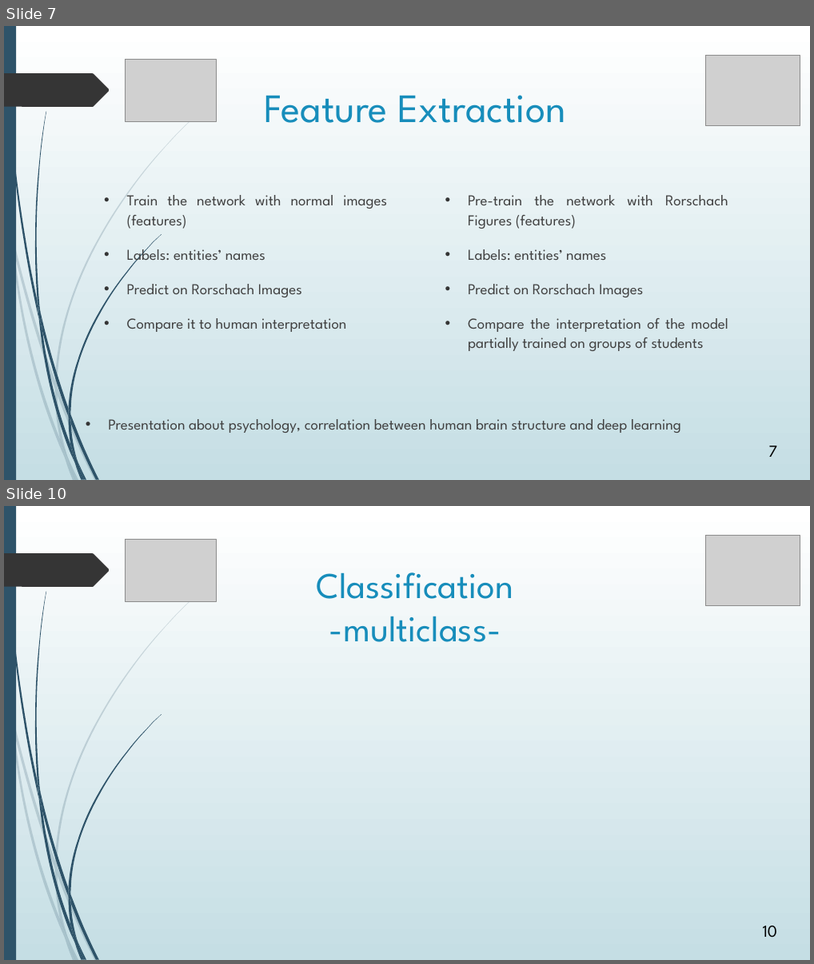
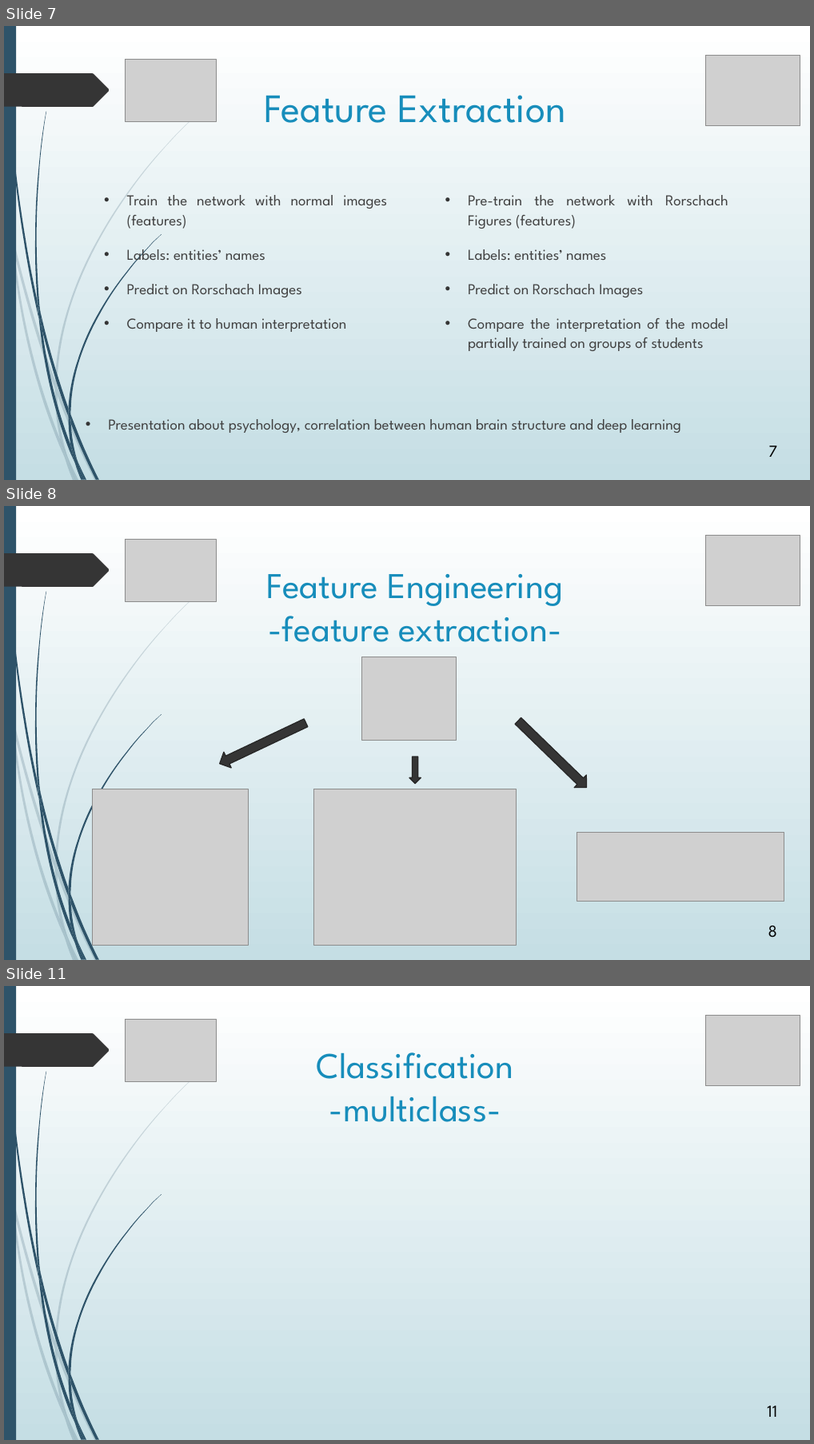
Before and after one commit to avasile96/CAD, a slide deck: Presentation_updated.pptx. Shown one above the other, each under a label of ours: slides 7 and 10 before the commit, slides 7, 8 and 11 after it; the slides between them are not shown. The pictures are 814x964 and 814x1444 pixels, drawn with LibreOffice and Linux fonts; fonts in the diff are those of the drawing; grey boxes stand for pictures. Boxes give left, top, right and bottom in pixels: in the first picture for what was removed or moved away, otherwise in the second. Text is boxed around its words. In the diff, an @@ line names an element or a change of style, - is before the commit and + after.

```diff
--- a/Presentation_updated.pptx
+++ b/Presentation_updated.pptx
@@ slide 8 added at (x1=4, y1=506, x2=810, y2=960), background gradient #FFFFFF to #C5DEE5; not listed: 24 template elements that a slide beside it also shows @@
@@ picture added at (x1=125, y1=540, x2=216, y2=601) @@
@@ picture added at (x1=706, y1=535, x2=800, y2=606) @@
@@ title added at (x1=267, y1=574, x2=563, y2=642), 43.2 pt, text #178DBB @@
+Feature Engineering
+-feature extraction-
@@ picture added at (x1=362, y1=656, x2=457, y2=740) @@
@@ right arrow added at (x1=216, y1=715, x2=310, y2=771), fill #353535, outline #272727 1.25 pt @@
@@ right arrow added at (x1=512, y1=714, x2=593, y2=793), fill #353535, outline #272727 1.25 pt @@
@@ right arrow added at (x1=410, y1=756, x2=421, y2=784), fill #353535, outline #272727 1.25 pt @@
@@ picture added at (x1=92, y1=788, x2=249, y2=944) @@
@@ picture added at (x1=314, y1=788, x2=517, y2=944) @@
@@ picture added at (x1=577, y1=832, x2=785, y2=901) @@
@@ page number added at (x1=769, y1=925, x2=778, y2=936), 20 pt, text #000000 @@
+8
@@ what was slide 10 is now slide 11 @@
@@ page number at (x1=767, y1=1405, x2=778, y2=1416): text changed @@
-10
+11
```
Also in this commit, not shown: 4 slides changed, 1 other slide added, 2 slides removed.
